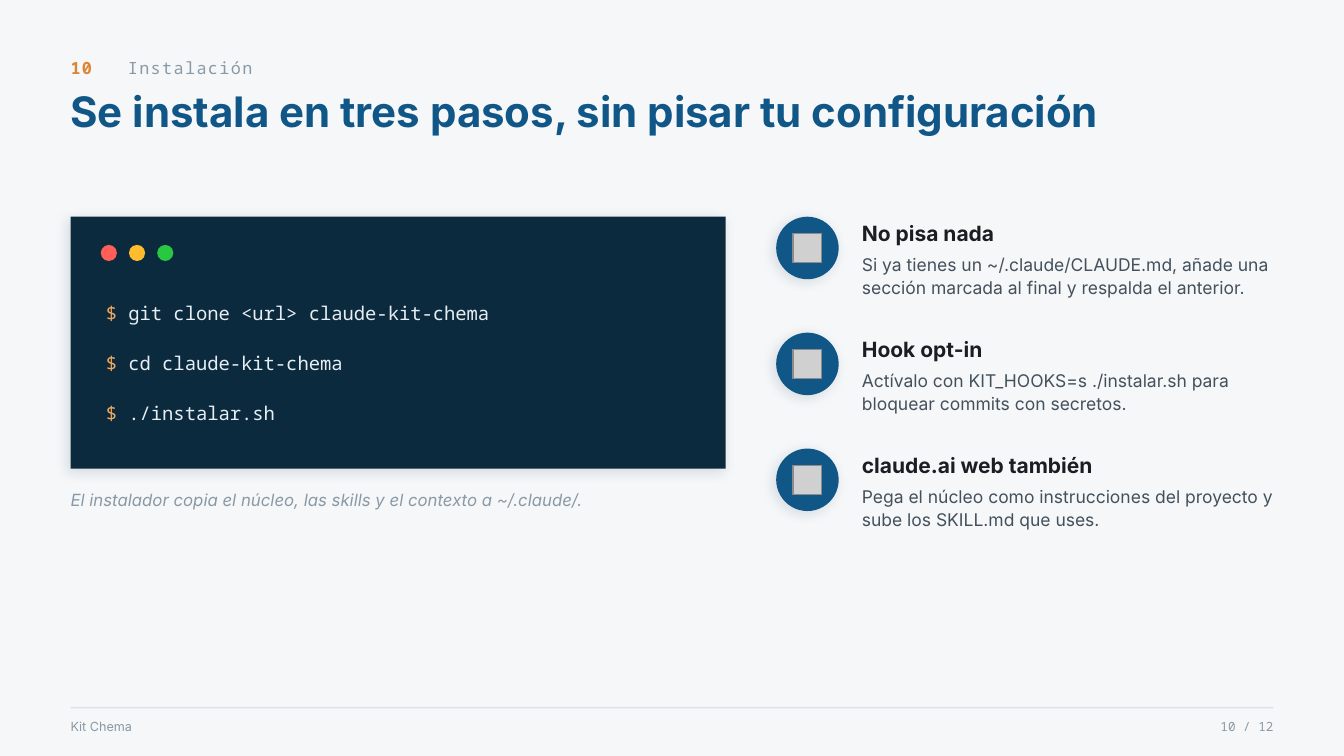
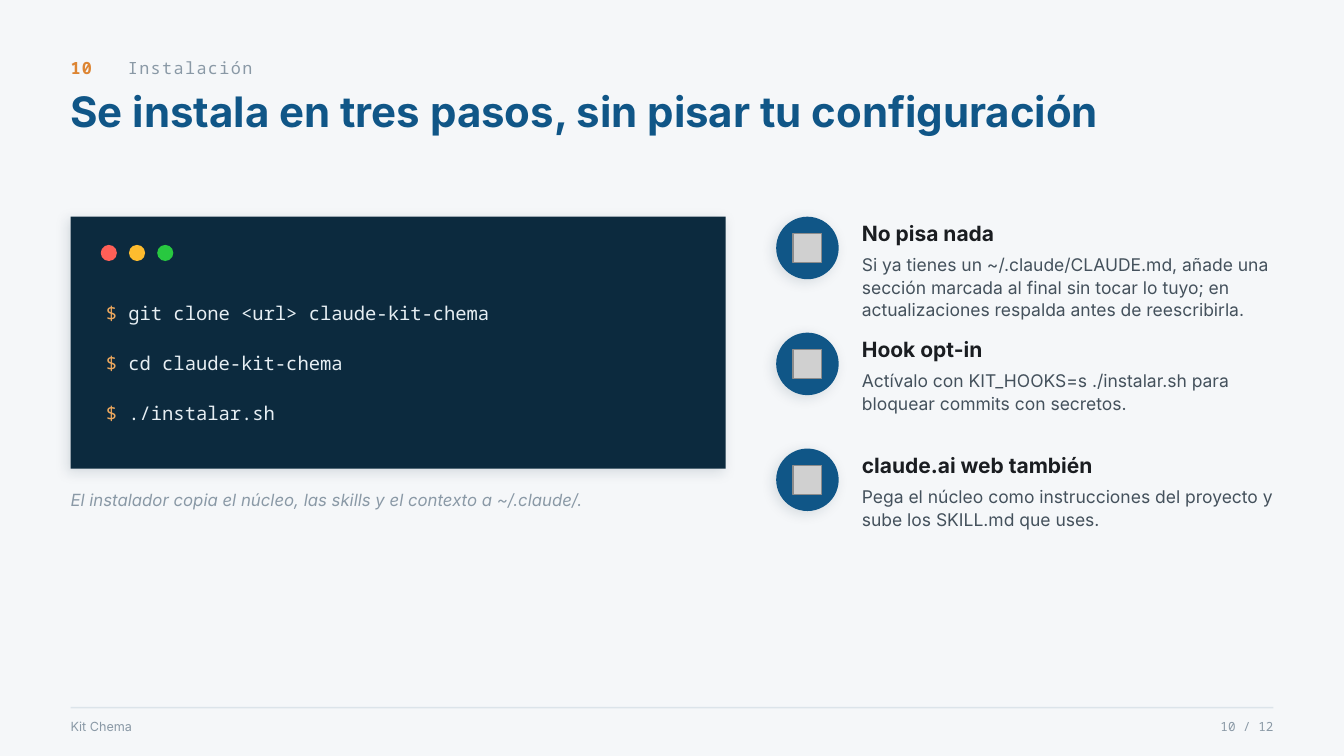
Before and after one commit to chemaw8/claude-kit-chema, a slide deck: slide 10 of presentacion/kit-chema.pptx. Drawn at 1344x756 pixels with LibreOffice and Linux fonts; fonts in the diff are those of the drawing; grey boxes stand for pictures. Boxes give left, top, right and bottom in pixels: in the first picture for what was removed or moved away, otherwise in the second. Text is boxed around its words. In the diff, an @@ line names an element or a change of style, - is before the commit and + after.

```diff
--- a/presentacion/kit-chema.pptx
+++ b/presentacion/kit-chema.pptx
@@ text at (862,257,1268,320): text changed @@
-Si ya tienes un ~/.claude/CLAUDE.md, añade una sección marcada al final y respalda el anterior.
+Si ya tienes un ~/.claude/CLAUDE.md, añade una sección marcada al final sin tocar lo tuyo; en actualizaciones respalda antes de reescribirla.
```
Also in this commit, not shown: 6 other files.
